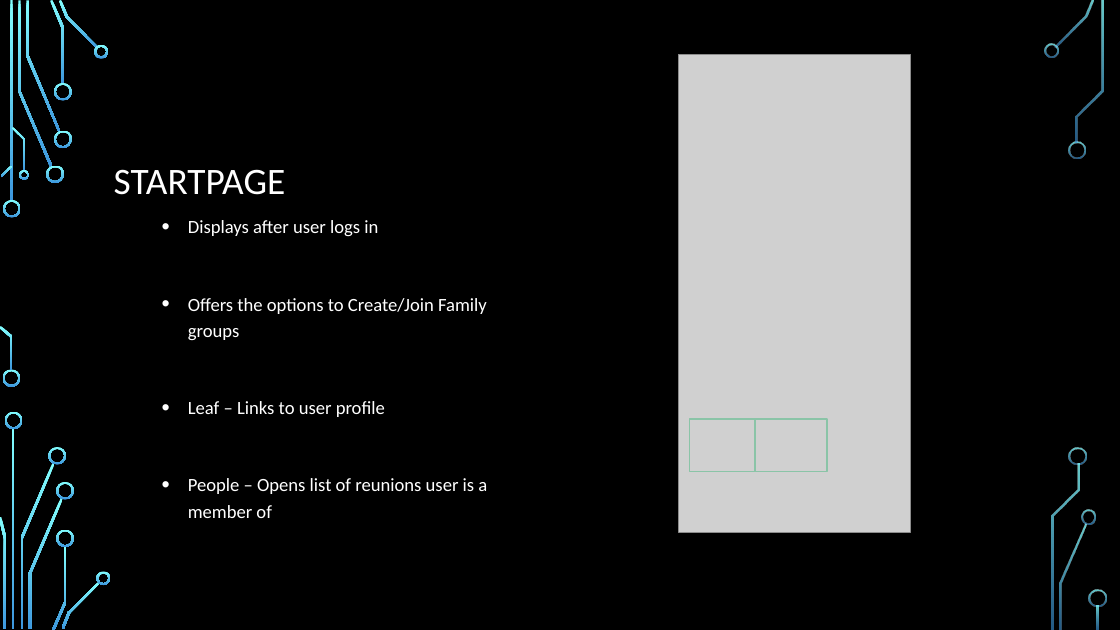
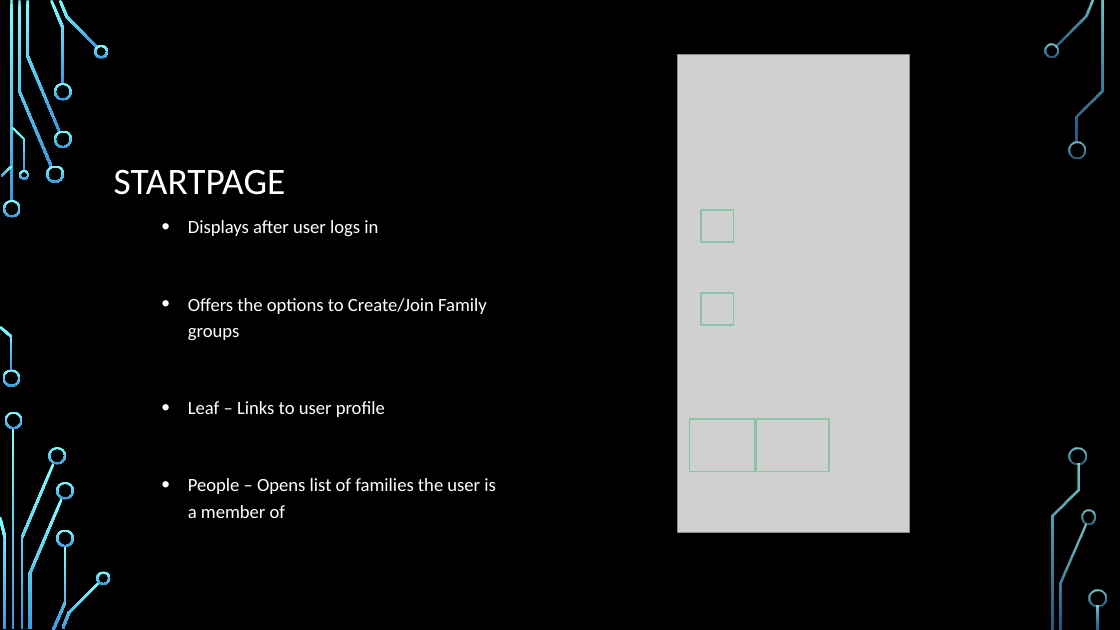
Before and after one commit to shitwolfymakes/CS-3773-Software-Engineering, a slide deck: slide 3 of Reunions App.pptx (slide 2 before the commit). Drawn at 1120x630 pixels with LibreOffice and Linux fonts; fonts in the diff are those of the drawing; grey boxes stand for pictures; background and template pictures are left out. Boxes give left, top, right and bottom in pixels: in the first picture for what was removed or moved away, otherwise in the second. Text is boxed around its words. In the diff, an @@ line names an element or a change of style, - is before the commit and + after.

Commit message:
Final version uploaded

```diff
--- a/Reunions App.pptx
+++ b/Reunions App.pptx
@@ action button blank added at [702, 210, 734, 242], outline #8AC4A7 1.25 pt @@
@@ action button blank added at [702, 293, 734, 325], outline #8AC4A7 1.25 pt @@
@@ text at [188, 478, 496, 518]: text changed @@
-• People – Opens list of reunions user is a member of
+• People – Opens list of families the user is a member of
```
Also in this commit, not shown: 4 other slides changed, 12 slides added.
